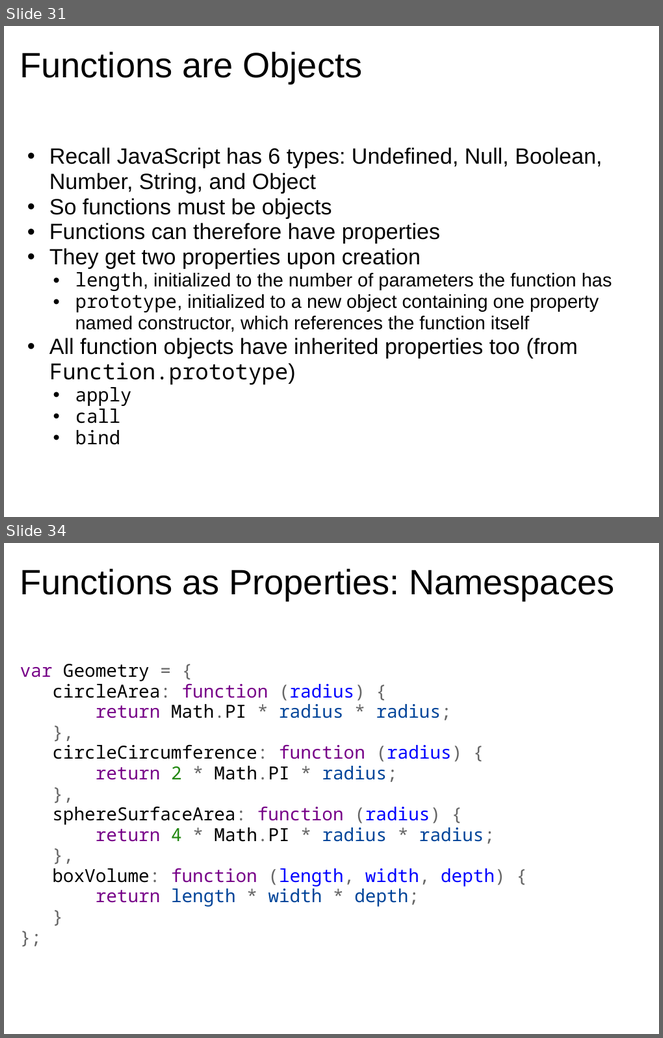
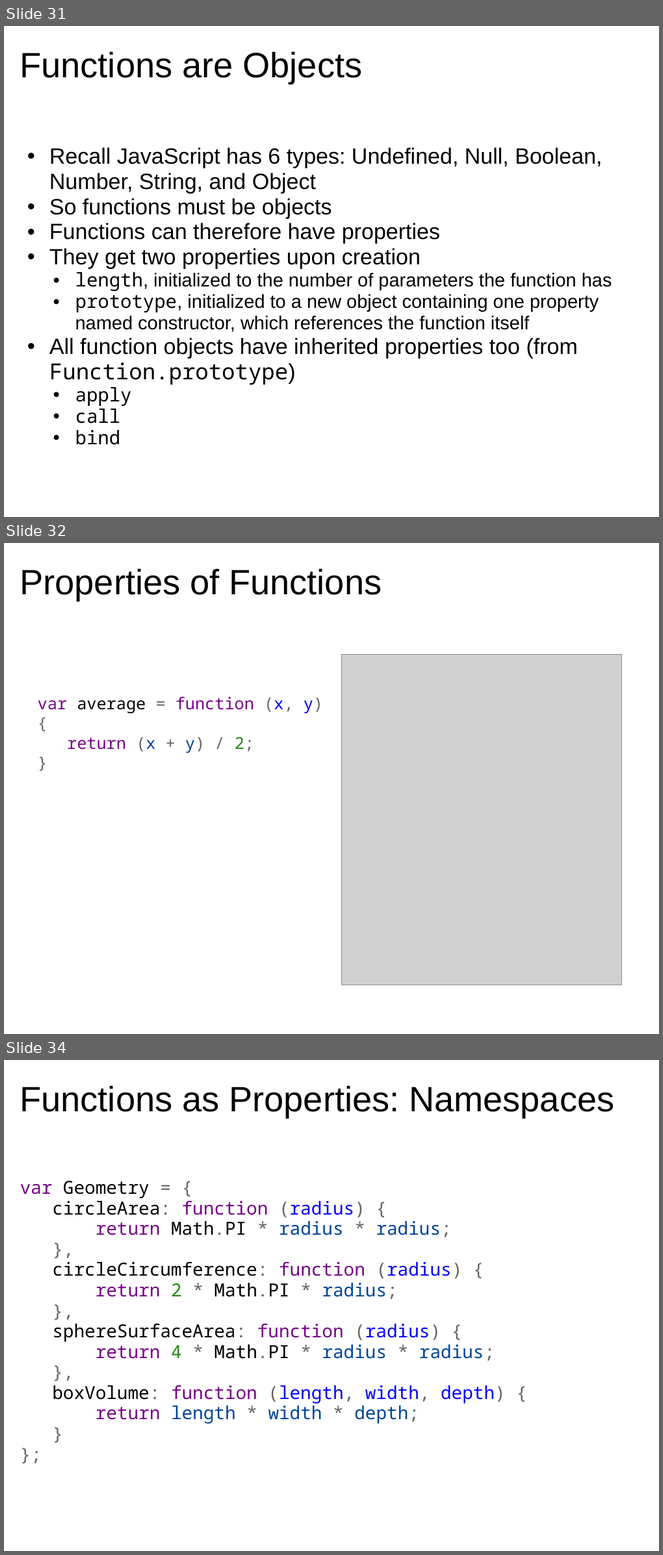
Before and after one commit to dondi/javascript-book, a slide deck: presentations/Chapter_5_Presentation.ppt. Shown one above the other, each under a label of ours: slides 31 and 34 before the commit, slides 31, 32 and 34 after it; the slides between them are not shown. The pictures are 663x1038 and 663x1555 pixels, drawn with LibreOffice and Linux fonts; fonts in the diff are those of the drawing; grey boxes stand for pictures; background and template pictures are left out. Boxes give left, top, right and bottom in pixels: in the first picture for what was removed or moved away, otherwise in the second. Text is boxed around its words. In the diff, an @@ line names an element or a change of style, - is before the commit and + after.

```diff
--- a/presentations/Chapter_5_Presentation.ppt
+++ b/presentations/Chapter_5_Presentation.ppt
@@ slide 32 added at <box>4,543,659,1034</box>, background picture (left out) @@
@@ title added at <box>20,568,382,601</box>, 43 pt, text #000000 @@
+Properties of Functions
@@ picture added at <box>341,654,622,985</box> @@
@@ text added at <box>38,696,323,753</box>, 20 pt, text #770088 @@
+var average = function (x, y) {
+return (x + y) / 2;
+}
```
Also in this commit, not shown: 3 slides changed, 5 other slides added, 4 slides removed.
